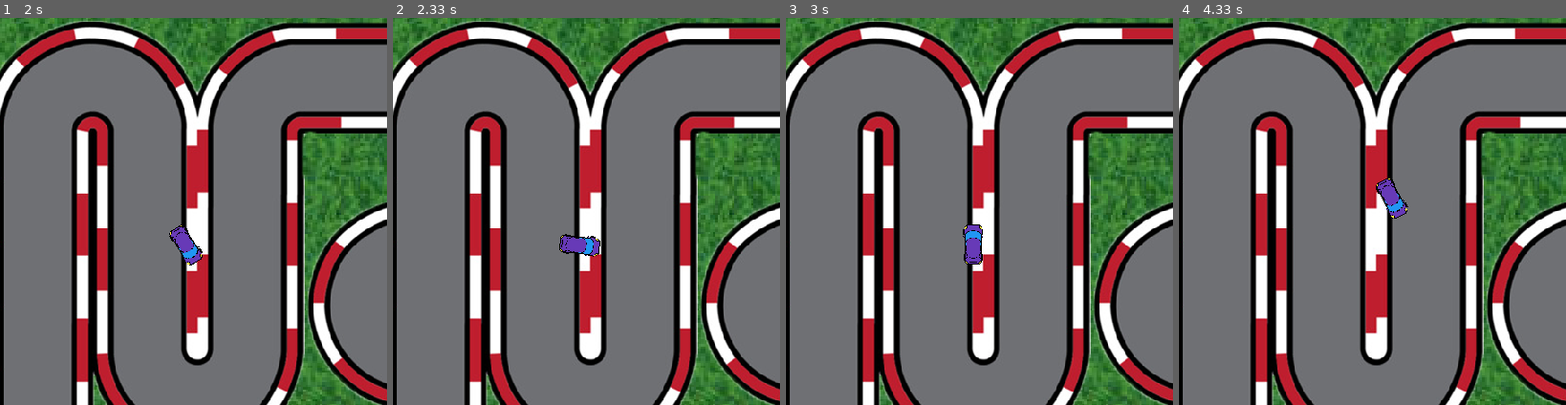
Above: before the commit, frames 1-4 (left to right).
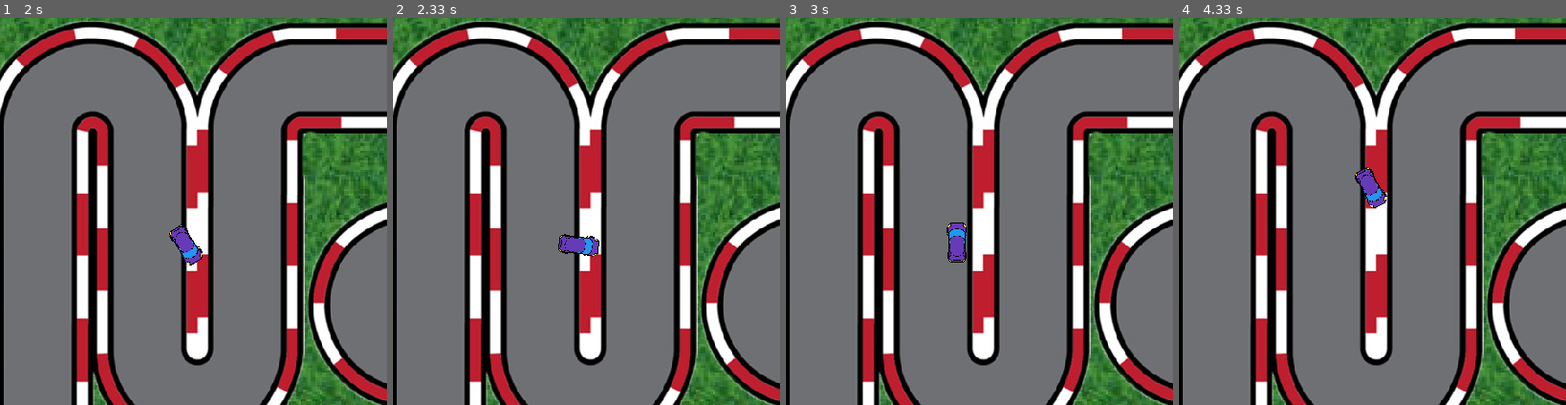
Above: after the commit, the same moments.

Repository: lhaykus/Pygame-Racing-Car-Game
Game: pygame game, started from main.py
Same seed, same stepped clock (60 frames per second), same inputs: the game is played once before the commit and once after it.
Inputs:
- Up to frame 1 (2 s): hold D 0.33-0.8 s; hold W 0.83-1.13 s; hold D 1.17-1.63 s; hold A from 1.67 s (still down)
- Up to frame 2 (2.33 s): release A at 2.2 s; hold S from 2.23 s (still down)
- Up to frame 3 (3 s): release S at 2.53 s; hold A 2.57-2.97 s
- Up to frame 4 (4.33 s): hold W 3-3.37 s; hold D 3.4-4.03 s; hold S from 4.07 s (still down)
The pictures show only the part of the screen within x 3-53%, y 2-52%; the shares and areas given below are measured in that part.

Frame 1 is identical in both runs. In frame 2, 0.1% of the frame differs, in the area x 42-54%, y 55-62%; in frame 3, 0.9%, in the area x 41-51%, y 52-64%; in frame 4, 0.9%.

Commit message:
car goes backwards

Diff:
--- a/main.py
+++ b/main.py
@@ -69,6 +69,14 @@
         #if veloctiy is less than max_vel, increase velocity and acceleration
         #if max_vel is already met then move car forward
         self.vel = min(self.vel + self.acceleration, self.max_vel)
+        self.move()
+
+    #move backwards
+    def move_backward(self):
+        #subrtacting velocity when going backwards
+        #want maximum negative velcoity to be 1/2 the forward velocity- making sure when going in reverse
+        #there is a max speed and youre going slower than if you were going forwards like a real car
+        self.vel = max(self.vel - self.acceleration, -self.max_vel/2)
         self.move()
 
     #function to move car
@@ -152,6 +160,9 @@
     if keys[pygame.K_w]:
             moved = True
             player_car.move_forward()
+    if keys[pygame.K_s]:
+            moved = True
+            player_car.move_backward()
     # when not pressing on gas (w key) the speed is reduced
     if not moved:
         player_car.reduce_speed()
